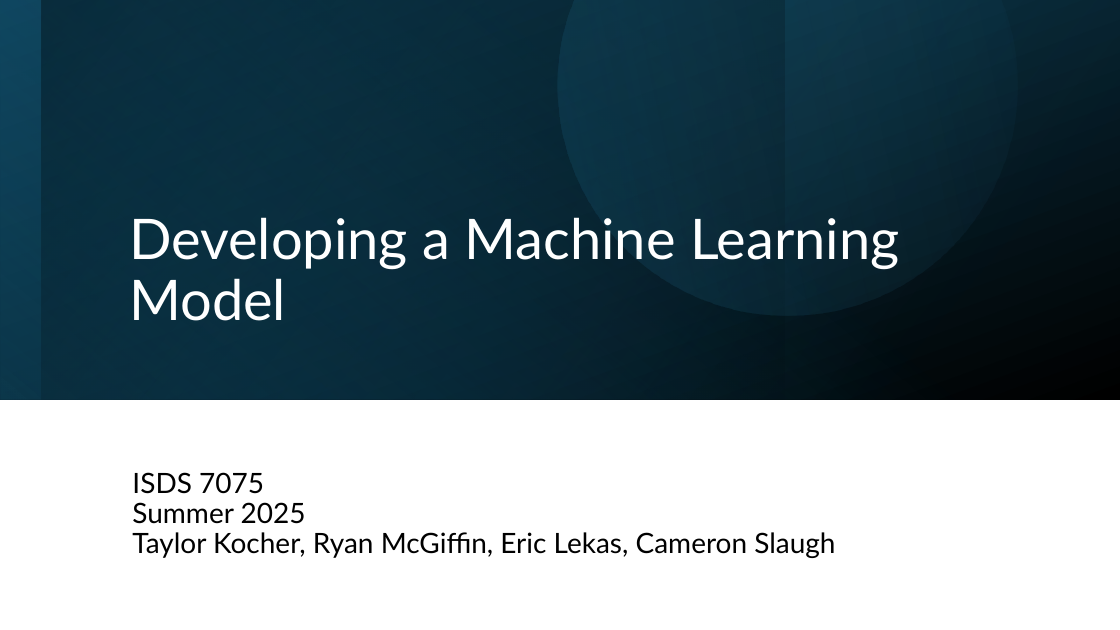
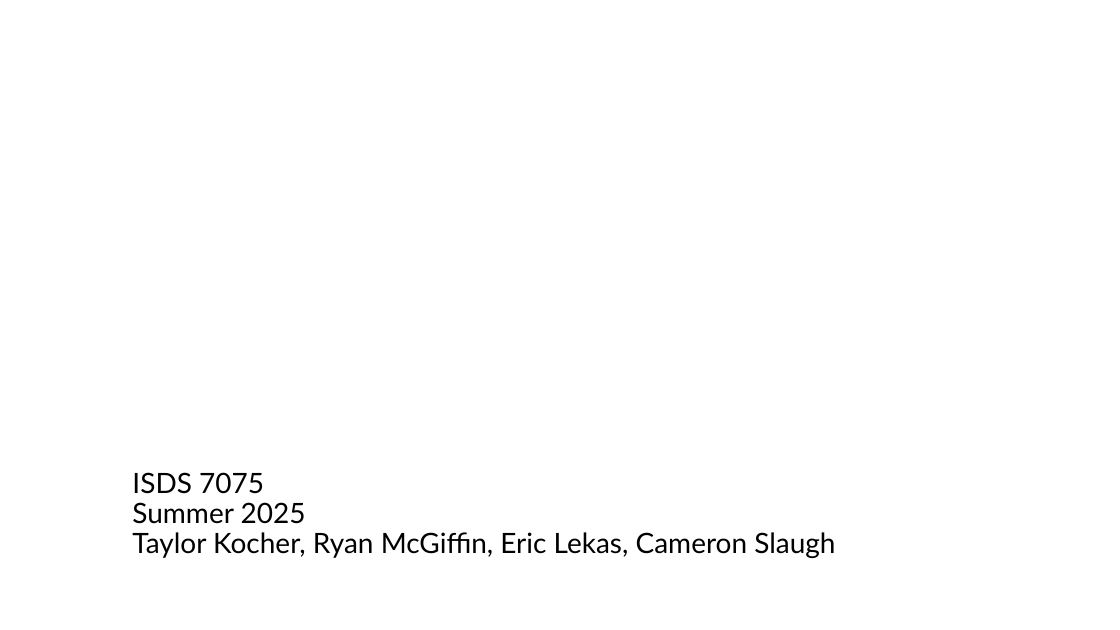
Before and after one commit to tkoche3/ISDS7075, a slide deck: slide 1 of ISDS 7075 Final Presentation.pptx. Drawn at 1120x630 pixels with LibreOffice and Linux fonts; fonts in the diff are those of the drawing. Boxes give left, top, right and bottom in pixels: in the first picture for what was removed or moved away, otherwise in the second. Text is boxed around its words. In the diff, an @@ line names an element or a change of style, - is before the commit and + after.

Commit message:
Added slides for modeling.

```diff
--- a/ISDS 7075 Final Presentation.pptx
+++ b/ISDS 7075 Final Presentation.pptx
@@ rectangle removed at box(0, 0, 1120, 400) @@
@@ rectangle removed at box(0, 0, 1120, 400) @@
@@ rectangle removed at box(0, 0, 785, 400) @@
@@ rectangle removed at box(41, 0, 1120, 400) @@
@@ freeform shape removed at box(477, 0, 1074, 397) @@
@@ title removed at box(129, 217, 900, 321) @@
-Developing a Machine Learning Model
```
Also in this commit, not shown: 4 other slides changed, 8 slides added.
